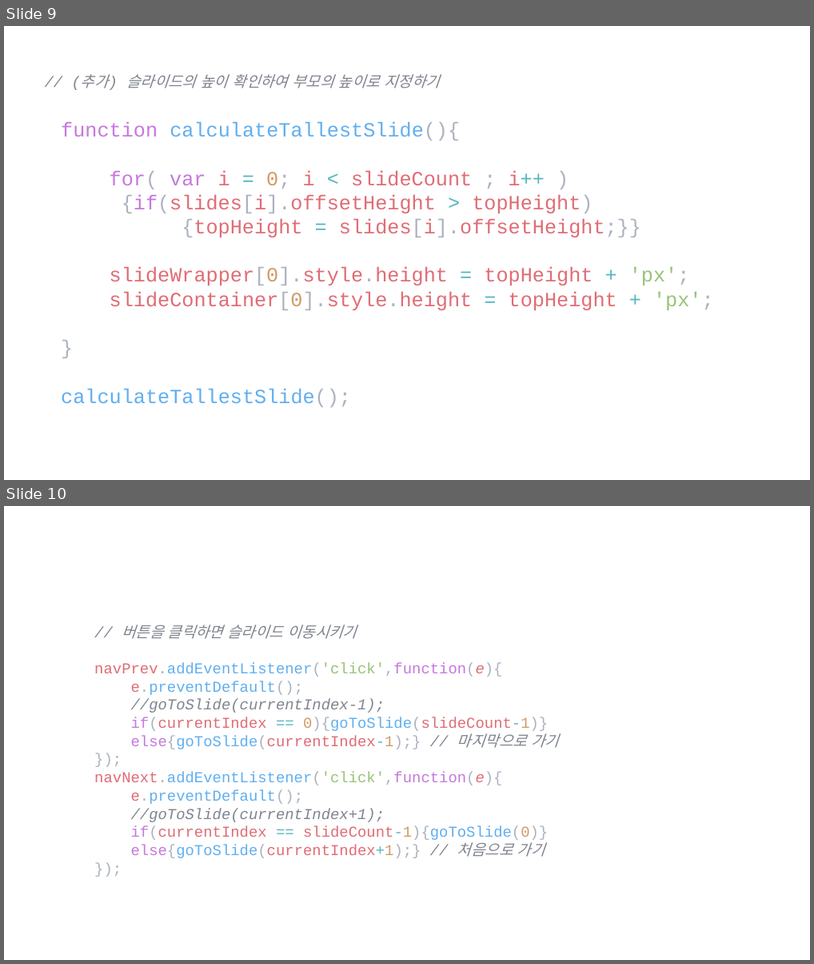
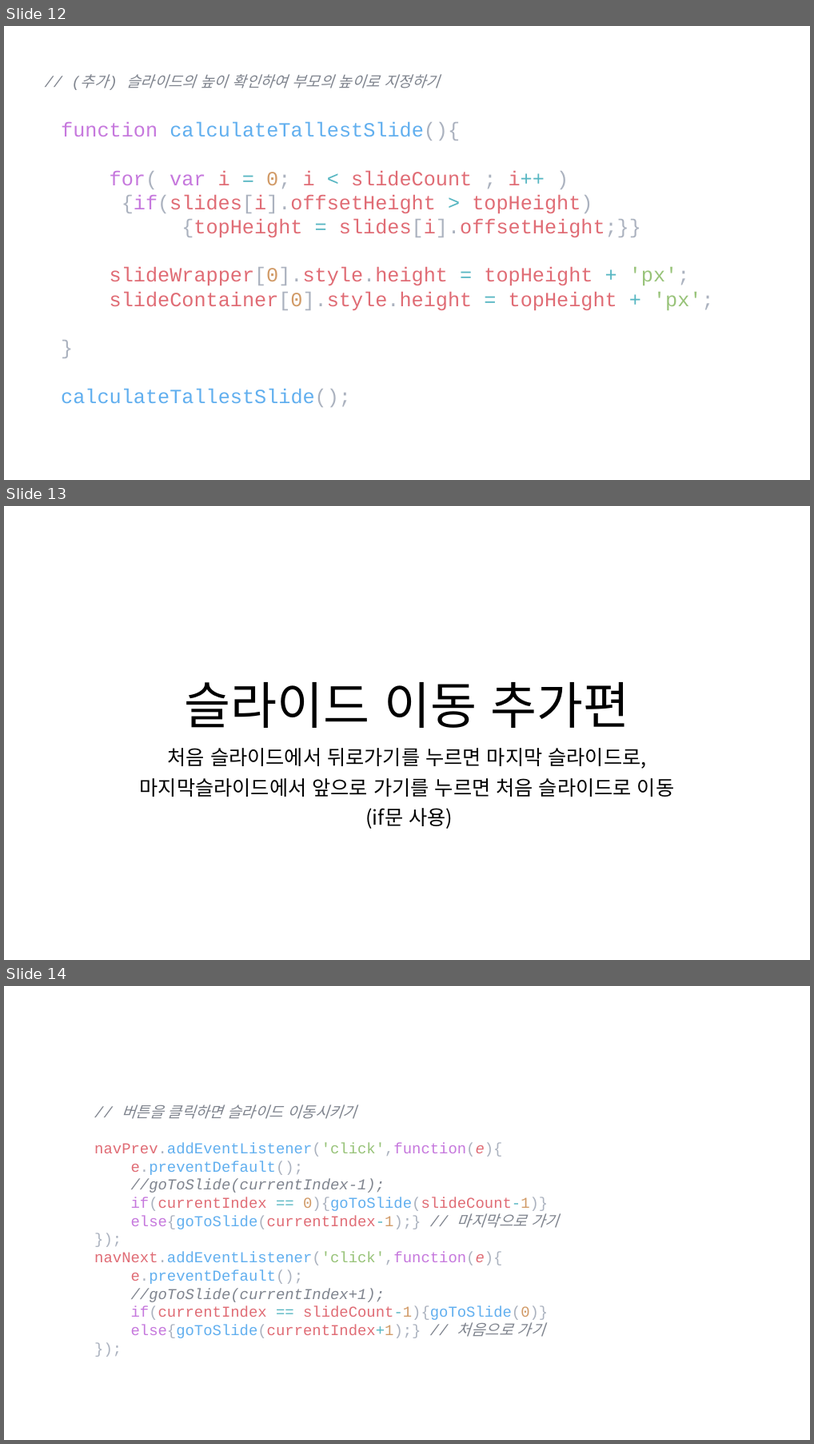
Before and after one commit to lsh58/Javascript, a slide deck: study/ex03_제작/추가내용.pptx. Shown one above the other, each under a label of ours: slides 9 and 10 before the commit, slides 12, 13 and 14 after it. The pictures are 814x964 and 814x1444 pixels, drawn with LibreOffice and Linux fonts; fonts in the diff are those of the drawing. Boxes give left, top, right and bottom in pixels: in the first picture for what was removed or moved away, otherwise in the second. Text is boxed around its words. In the diff, an @@ line names an element or a change of style, - is before the commit and + after.

```diff
--- a/study/ex03_제작/추가내용.pptx
+++ b/study/ex03_제작/추가내용.pptx
@@ slide 13 added at (4,506,810,960), background #FFFFFF @@
@@ title added at (185,682,630,728), 60 pt, text #000000 @@
+슬라이드 이동 추가편
@@ subtitle added at (140,748,674,828), 24 pt, text #000000 @@
+처음 슬라이드에서 뒤로가기를 누르면 마지막 슬라이드로,
+마지막슬라이드에서 앞으로 가기를 누르면 처음 슬라이드로 이동
+(if문 사용)
@@ what was slide 9 is now slide 12 @@
@@ what was slide 10 is now slide 14 @@
```
Also in this commit, not shown: 2 slides changed, 5 other slides added, 2 slides removed.
